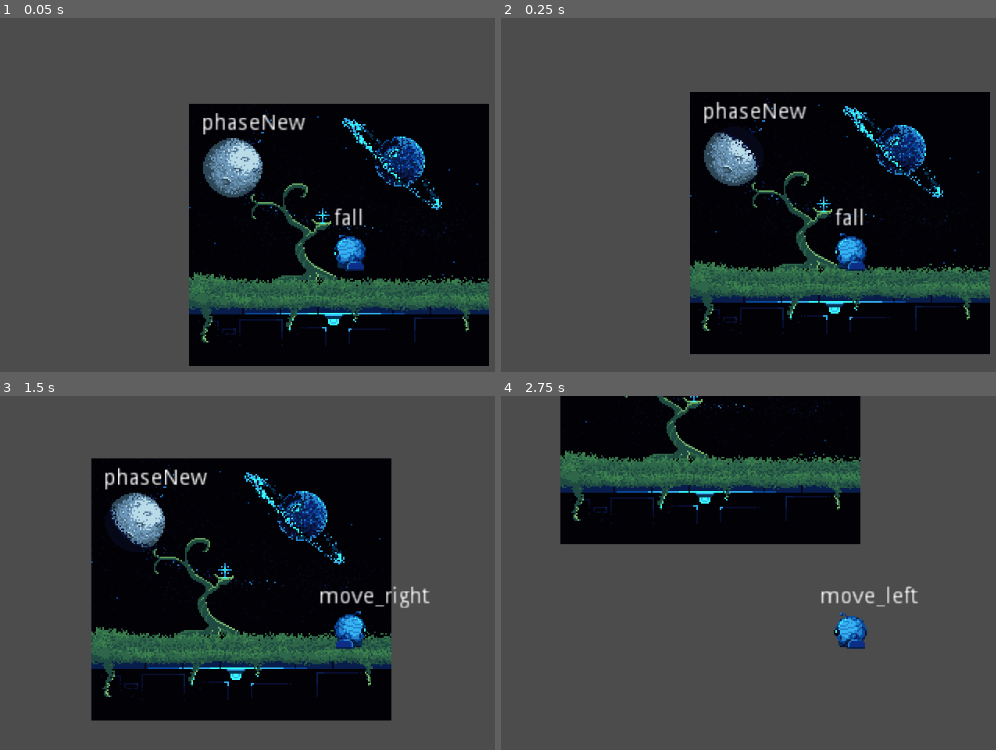
Above: before the commit, frames 1-4 (two rows, left to right).
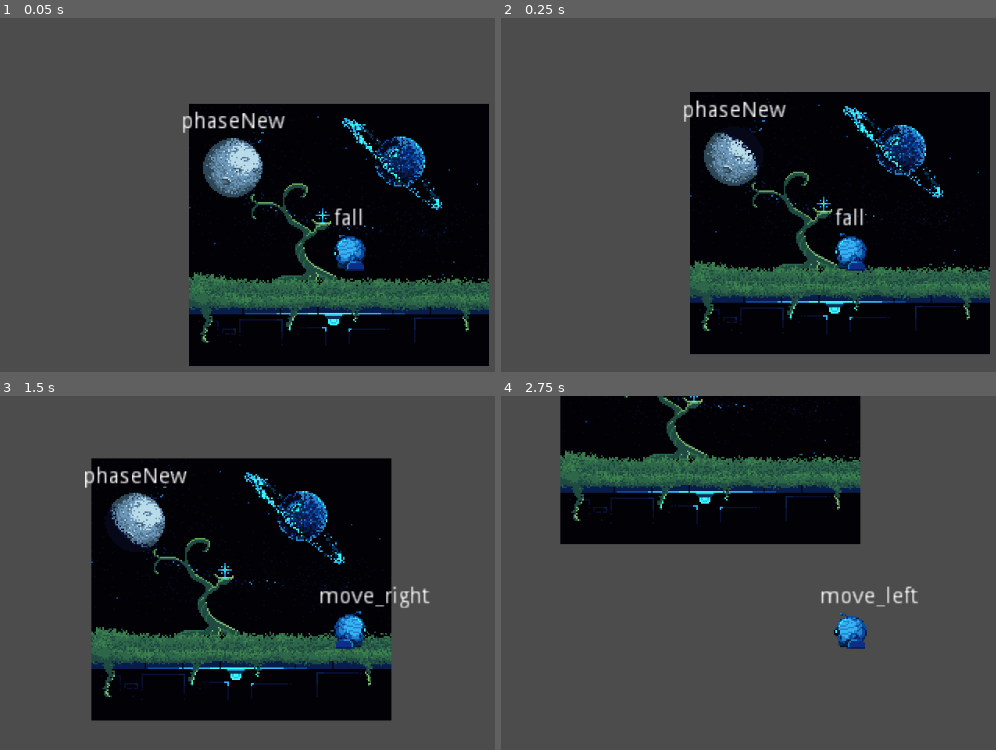
Above: after the commit, the same moments.

Repository: GeekzGamingz/Myunjoule
Game: Godot game, scene res://source/Levels/Level_Debug.tscn
Same seed, same stepped clock (60 frames per second), same inputs: the game is played once before the commit and once after it.
Inputs:
- Up to frame 1 (0.05 s): no input
- Up to frame 2 (0.25 s): no input
- Up to frame 3 (1.5 s): hold D (move_right) from 0.53 s (still down); tap E (activate) at 0.6, 1.35 s
- Up to frame 4 (2.75 s): release D (move_right) at 2.03 s; hold A (move_left) from 2.03 s (still down); tap E (activate) at 2.1 s

The runs differ from the first frame. In frame 1, 0.7% of the frame differs, in the area x 36-62%, y 26-34%; in frame 2, 0.7%, in the area x 36-62%, y 23-30%; in frame 3, 0.7%; in frame 4, nothing differs.
Error after the commit: Invalid get index 'flagNew' (on base: 'Dictionary'). (res://source/Objects/Moon/MoonFSM.gd:65)

Commit message:
Toying with MoonFSM

Diff:
--- a/source/Objects/Moon/Moon.tscn
+++ b/source/Objects/Moon/Moon.tscn
@@ -95,10 +95,10 @@
 parameters/playback = SubResource( 5 )
 
 [node name="StateOutput" type="Label" parent="."]
-margin_left = -20.0
-margin_top = -35.0
-margin_right = 20.0
-margin_bottom = -21.0
+margin_left = -58.0
+margin_top = -36.0
+margin_right = 58.0
+margin_bottom = -22.0
 text = "State"
 align = 1
 valign = 1
--- a/source/Objects/Moon/MoonFSM.gd
+++ b/source/Objects/Moon/MoonFSM.gd
@@ -35,8 +35,14 @@
 func transitions(delta):
 	match(state):
 		#Idle
-		states.phaseNew:
-			pass
+		states.phaseNew: return setPhase()
+		states.phaseWaxCrescent: return setPhase()
+		states.phaseFirQuarter: return setPhase()
+		states.phaseWaxGibbous: return setPhase()
+		states.phaseFull: return setPhase()
+		states.phaseWanGibbous: return setPhase()
+		states.phaseLasQuarter: return setPhase()
+		states.phaseWanCrescent: return setPhase()
 	return null
 #Enter State
 # warning-ignore:unused_argument
@@ -52,3 +58,18 @@
 #Assign Animations
 func assign_animation():
 	parent.animTree["parameters/conditions/Idle"] = states.phaseNew
+#-------------------------------------------------------------------------------------------------#
+#Assign Animations
+func setPhase():
+	print(parent.phaseDict)
+	print(parent.phaseDict["flagNew"])
+	if parent.phaseDict["flagNew"] == true:
+		return states.phaseNew
+		print("Yup.")
+	if parent.phaseDict == {"flagWaxCrescent":true}: return states.phaseWaxCrescent
+	if parent.phaseDict == {"flagFirQuarter":true}: return states.phaseFirQuarter
+	if parent.phaseDict == {"flagWaxGibbous":true}: return states.phaseWaxGibbous
+	if parent.phaseDict == {"flagFull":true}: return states.phaseFull
+	if parent.phaseDict == {"flagWanGibbous":true}: return states.phaseWanGibbous
+	if parent.phaseDict == {"flagLasQuarter":true}: return states.phaseLasQuarter
+	if parent.phaseDict == {"flagWanCrescent":true}: return states.phaseWanCrescent
